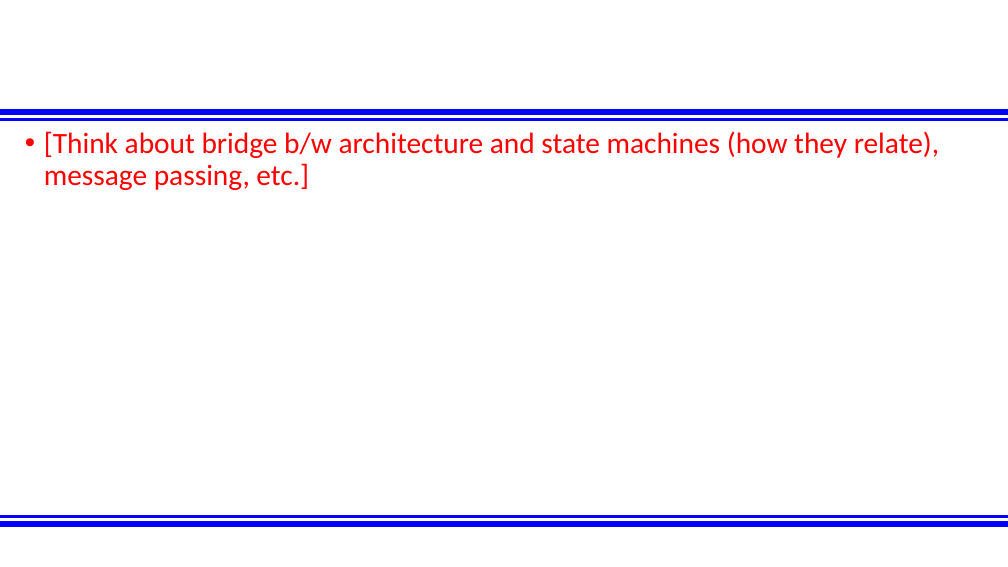
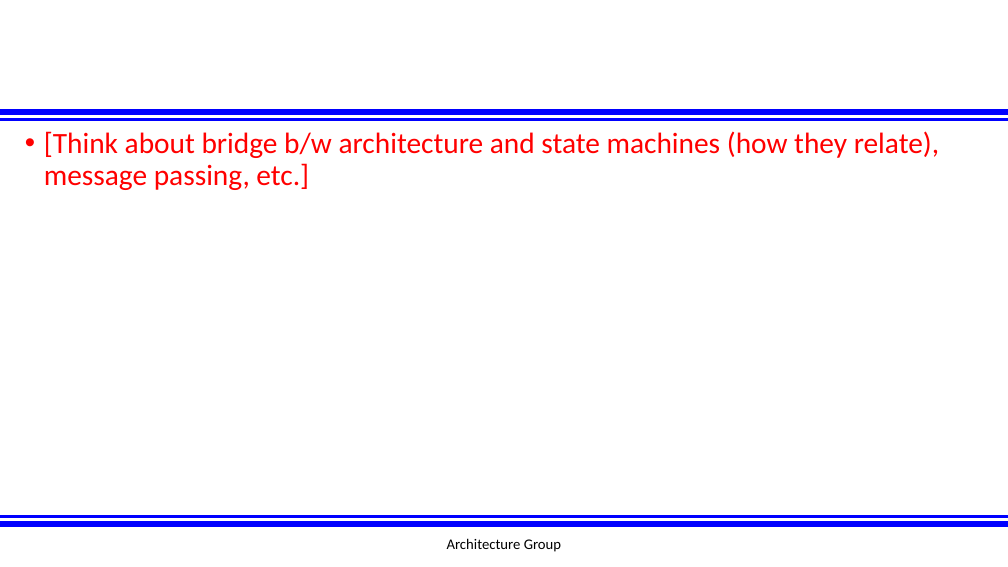
Before and after one commit to afrl-rq/OpenUxAS-SoI, a slide deck: slide 23 of presentations/S5_SoI_Architecture_Group.pptx. Drawn at 1008x567 pixels with LibreOffice and Linux fonts; fonts in the diff are those of the drawing; background and template pictures are left out. Boxes give left, top, right and bottom in pixels: in the first picture for what was removed or moved away, otherwise in the second. Text is boxed around its words. In the diff, an @@ line names an element or a change of style, - is before the commit and + after.

```diff
--- a/presentations/S5_SoI_Architecture_Group.pptx
+++ b/presentations/S5_SoI_Architecture_Group.pptx
@@ text added at (447,538,561,552), 14 pt, text #000000 @@
+Architecture Group
```
Also in this commit, not shown: 12 other slides changed, 10 slides added, 11 slides removed.
